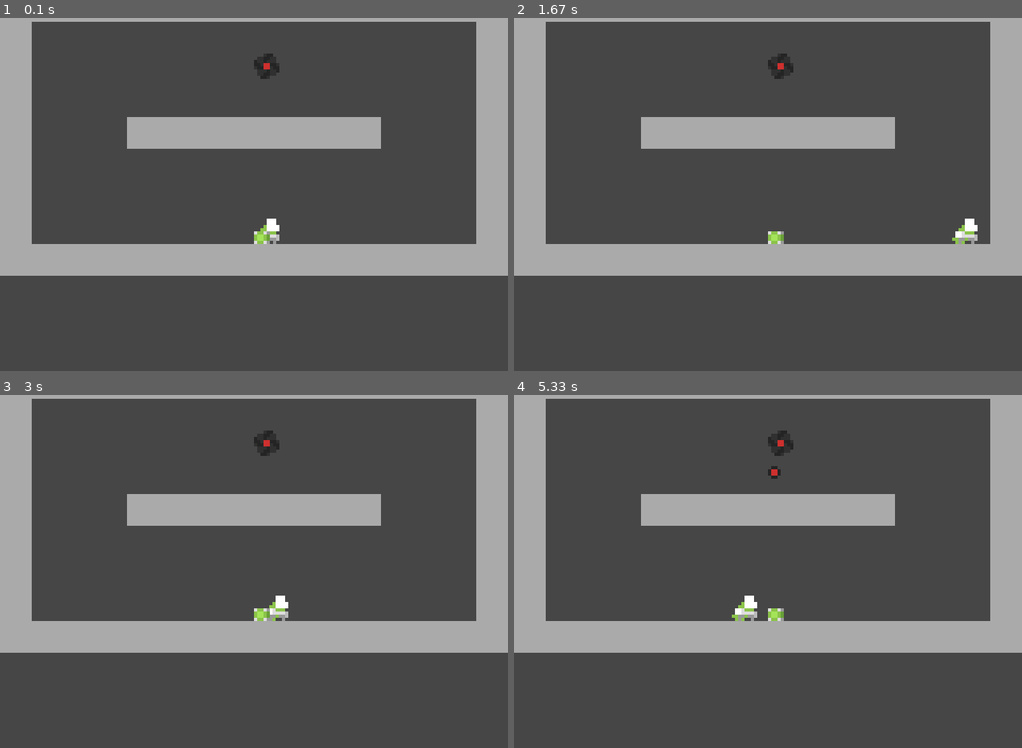
Above: before the commit, frames 1-4 (two rows, left to right).
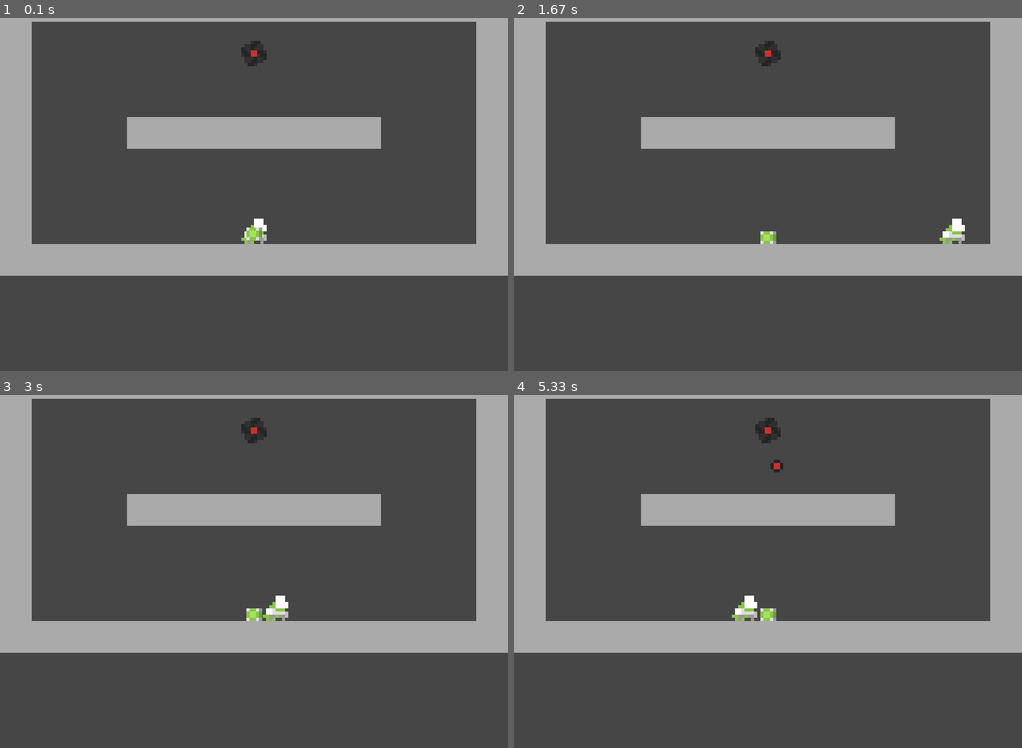
Above: after the commit, the same moments.

Repository: DJan03/ThrowTheBox_pygame
Game: pygame game, started from main.py
The game is run twice, just before and just after one commit, with the same random seed, the same clock (stepped at 60 frames per second) and the same inputs.
Inputs:
- Up to frame 1 (0.1 s): no input
- Up to frame 2 (1.67 s): tap X at 0.33 s; hold Right 0.67-1.13 s; hold Up 1.17-1.47 s; hold Right from 1.5 s (still down)
- Up to frame 3 (3 s): release Right at 1.97 s; hold Left 2-2.53 s; hold Left from 2.9 s (still down)
- Up to frame 4 (5.33 s): release Left at 3.3 s; hold Up 3.33-3.7 s; hold Right 3.73-4.37 s; hold Left 4.8-5.27 s; hold Right from 5.3 s (still down)

The runs differ from the first frame. In frame 1, 0.6% of the frame differs, in the area x 47-55%, y 6-65%; in frame 2, 0.8%, in the area x 47-92%, y 6-65%; in frame 3, 0.4%; in frame 4, 0.5%.

Commit message:
add center to images

Diff:
--- a/main.py
+++ b/main.py
@@ -6,6 +6,7 @@
 WIDTH, HEIGHT = 800, 600
 FPS = 60
 GRAVITY = 4
+
 
 class ObjectManager:
     BLOCK_KEY = "block"
@@ -63,8 +64,12 @@
 
         self.image = pygame.transform.scale(pygame.image.load("box.png"), (25, 20))
         self.rect = self.image.get_rect()
-        self.rect.x = x
-        self.rect.y = y
+        self.rect.center = self.rect.w // 2, self.rect.h // 2
+        print(self.rect.center)
+        self.rect.centerx = x
+        self.rect.centery = y
+        print(self.rect.center)
+
 
         self.velocity_x = velocity_x
         self.velocity_y = velocity_y
@@ -117,9 +122,11 @@
         super().__init__(group)
 
         self.image = pygame.transform.scale(pygame.image.load("hero.png"), (40, 40))
-        self.rect = self.image.get_rect()
-        self.rect.x = WIDTH // 2
-        self.rect.y = HEIGHT // 2
+
+        self.rect = self.image.get_rect()
+        self.rect.center = 20, 20
+        self.rect.centerx = WIDTH // 2
+        self.rect.centery = HEIGHT // 2
 
         self.velocity_x = 0
         self.velocity_y = 0
@@ -184,7 +191,7 @@
                 self.impulse_x += 1
 
         # apply velocity
-        self.rect.x += self.velocity_x + self.impulse_x
+        self.rect.centerx += self.velocity_x + self.impulse_x
 
         block_hit_list = pygame.sprite.spritecollide(self, objectManager.get(ObjectManager.BLOCK_KEY), False)
         for block in block_hit_list:
@@ -214,7 +221,7 @@
                         self.velocity_y = -30
 
         self.velocity_y += GRAVITY
-        self.rect.y += self.velocity_y
+        self.rect.centery += self.velocity_y
 
         block_hit_list = pygame.sprite.spritecollide(self, objectManager.get(ObjectManager.BLOCK_KEY), False)
         for block in block_hit_list:
@@ -233,8 +240,8 @@
                 self.holding_box = objectManager.get(ObjectManager.BOX_KEY).pop(objectManager.get(ObjectManager.BOX_KEY).index(box)) # TODO: fix this strange line
                 self.holding_box.apply_velocity = False
         if self.holding_box != None and self.keys[self.HOLD]:
-            self.holding_box.rect.x = self.rect.x
-            self.holding_box.rect.y = self.rect.y
+            self.holding_box.rect.centerx = self.rect.centerx
+            self.holding_box.rect.centery = self.rect.centery
 
         if self.holding_box != None and self.keys[self.HOLD] == False:
             v_x = 0
@@ -254,9 +261,9 @@
             objectManager.get(ObjectManager.BOX_KEY).append(self.holding_box) # TODO: change strange line
             self.holding_box = None
 
-        if self.rect.x < 0 or self.rect.x > WIDTH or self.rect.y < 0 or self.rect.y > HEIGHT:
-            self.rect.x = WIDTH // 2
-            self.rect.y = HEIGHT // 2
+        if self.rect.centerx < 0 or self.rect.centerx > WIDTH or self.rect.centery < 0 or self.rect.centery > HEIGHT:
+            self.rect.centerx = WIDTH // 2
+            self.rect.centery = HEIGHT // 2
 
 
 class Bullet(pygame.sprite.Sprite):
@@ -266,14 +273,14 @@
         self.image = pygame.transform.scale(pygame.image.load("bullet.png"), (20, 20))
 
         self.rect = self.image.get_rect()
-        self.rect.x = x
-        self.rect.y = y
+        self.rect.center = 10, 10
+        self.rect.centerx = x
+        self.rect.centery = y
 
         self.velocity_x = velocity_x
         self.velocity_y = velocity_y
 
     def update(self, objectManager: ObjectManager):
-        print(self.rect.x, self.rect.y)
         self.rect.x += self.velocity_x
         self.rect.y += self.velocity_y
 
@@ -288,8 +295,9 @@
         self.image = pygame.transform.scale(pygame.image.load("enemy.png"), (40, 40))
 
         self.rect = self.image.get_rect()
-        self.rect.x = x
-        self.rect.y = y
+        self.rect.center = 20, 20
+        self.rect.centerx = x
+        self.rect.centery = y
 
         self.health = 2
 
@@ -313,8 +321,8 @@
             self.time_to_shoot -= 1
 
     def shoot(self, objectManager: ObjectManager):
-        delta_x = objectManager.get(ObjectManager.PLAYER_KEY)[0].rect.x - self.rect.x
-        delta_y = objectManager.get(ObjectManager.PLAYER_KEY)[0].rect.y - self.rect.y
+        delta_x = objectManager.get(ObjectManager.PLAYER_KEY)[0].rect.centerx - self.rect.centerx
+        delta_y = objectManager.get(ObjectManager.PLAYER_KEY)[0].rect.centery - self.rect.centery
 
         k = sqrt(delta_x ** 2 + delta_y ** 2)
 
@@ -323,7 +331,7 @@
         v_x = (delta_x * speed) // k
         v_y = (delta_y * speed) // k
 
-        objectManager.append(Bullet(objectManager.sprite_group, self.rect.x, self.rect.y, v_x, v_y), ObjectManager.BULLET_KEY)
+        objectManager.append(Bullet(objectManager.sprite_group, self.rect.centerx, self.rect.centery, v_x, v_y), ObjectManager.BULLET_KEY)
 
 
 def main():
